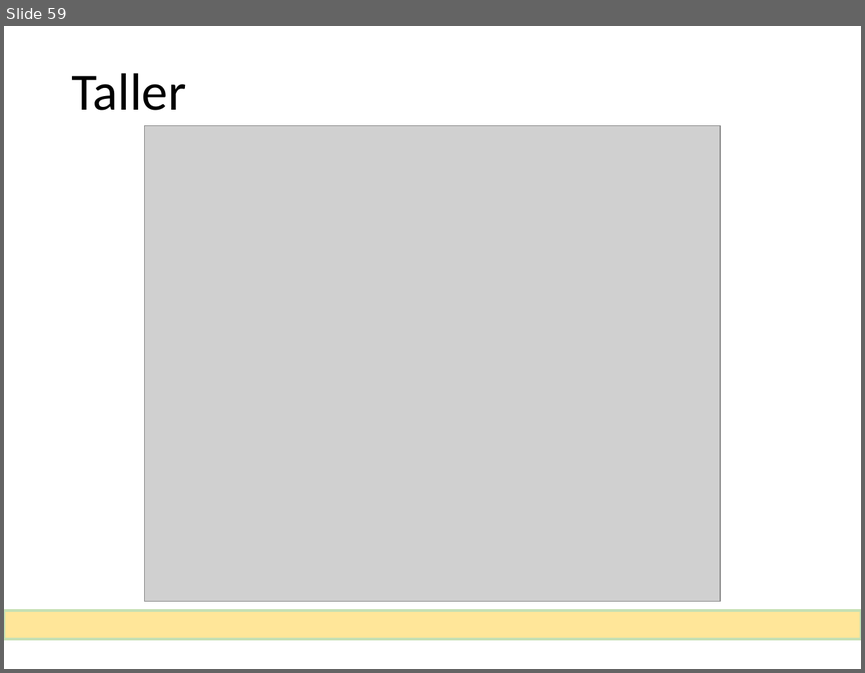
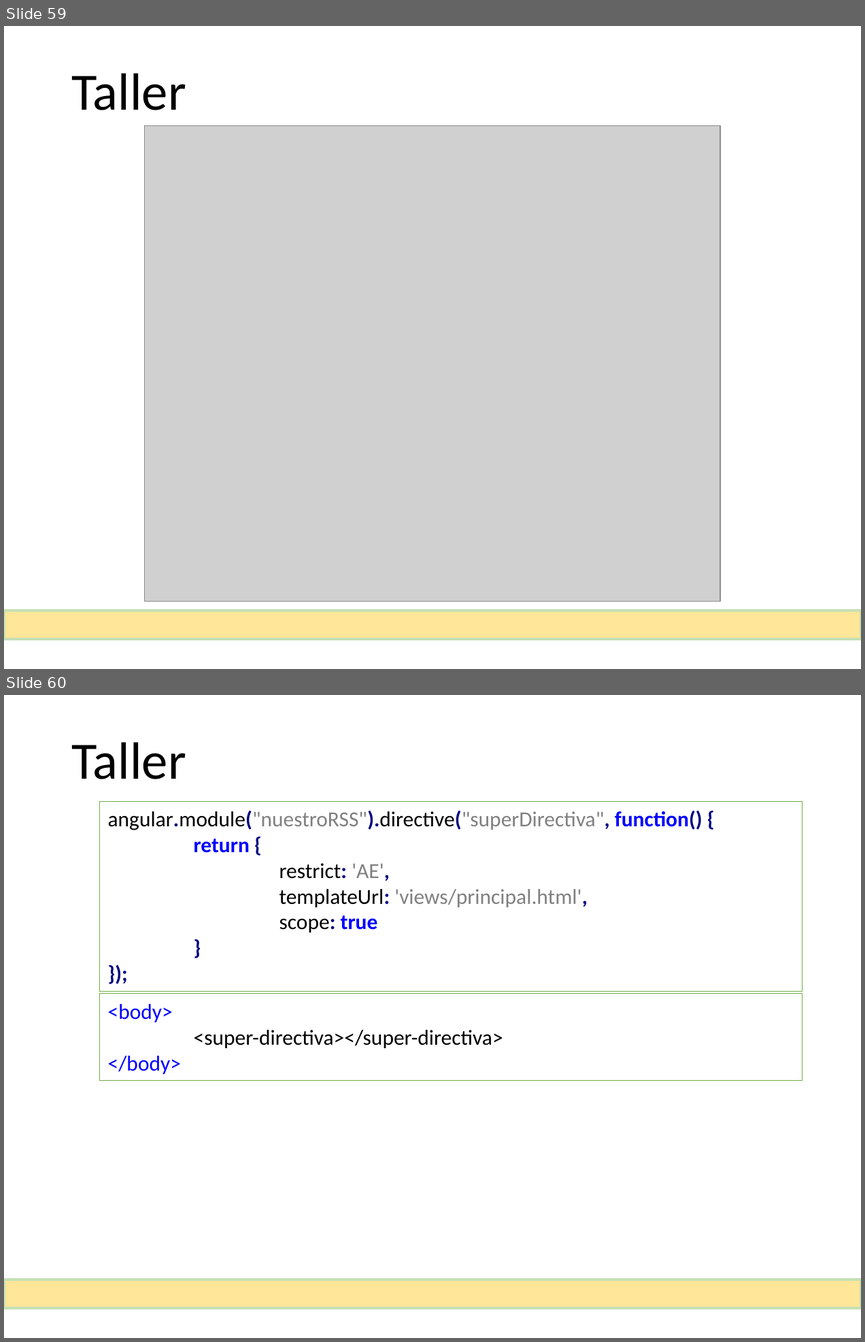
Before and after one commit to MarcosGinel/rss, a slide deck: documentacion/Taller de AngularJS.pptx. Shown one above the other, each under a label of ours: slide 59 before the commit, slides 59 and 60 after it. The pictures are 865x673 and 865x1342 pixels, drawn with LibreOffice and Linux fonts; fonts in the diff are those of the drawing; grey boxes stand for pictures. Boxes give left, top, right and bottom in pixels: in the first picture for what was removed or moved away, otherwise in the second. Text is boxed around its words. In the diff, an @@ line names an element or a change of style, - is before the commit and + after.

Commit message:
Prueba de superdirectiva no añadida

```diff
--- a/documentacion/Taller de AngularJS.pptx
+++ b/documentacion/Taller de AngularJS.pptx
@@ slide 60 added at (4, 695, 861, 1338), background #FFFFFF @@
@@ title added at (71, 742, 186, 779), 44 pt, text #000000 @@
+Taller
@@ rectangle added at (99, 801, 802, 991), fill #FFFFFF, outline #70AD47 0.75 pt, 18 pt, text #808080 @@
+angular.module("nuestroRSS").directive("superDirectiva", function() {
+return {
+restrict: 'AE',
+templateUrl: 'views/principal.html',
+scope: true
+}
+});
@@ rectangle added at (99, 993, 802, 1080), outline #70AD47 0.75 pt, 18 pt, text #000000 @@
+<body>
+<super-directiva></super-directiva>
+</body>
@@ rectangle added at (4, 1279, 860, 1307), fill #FFE699, outline #C5E0B4 2.25 pt @@
```
Also in this commit, not shown: 1 slide changed, 1 other slide added.
